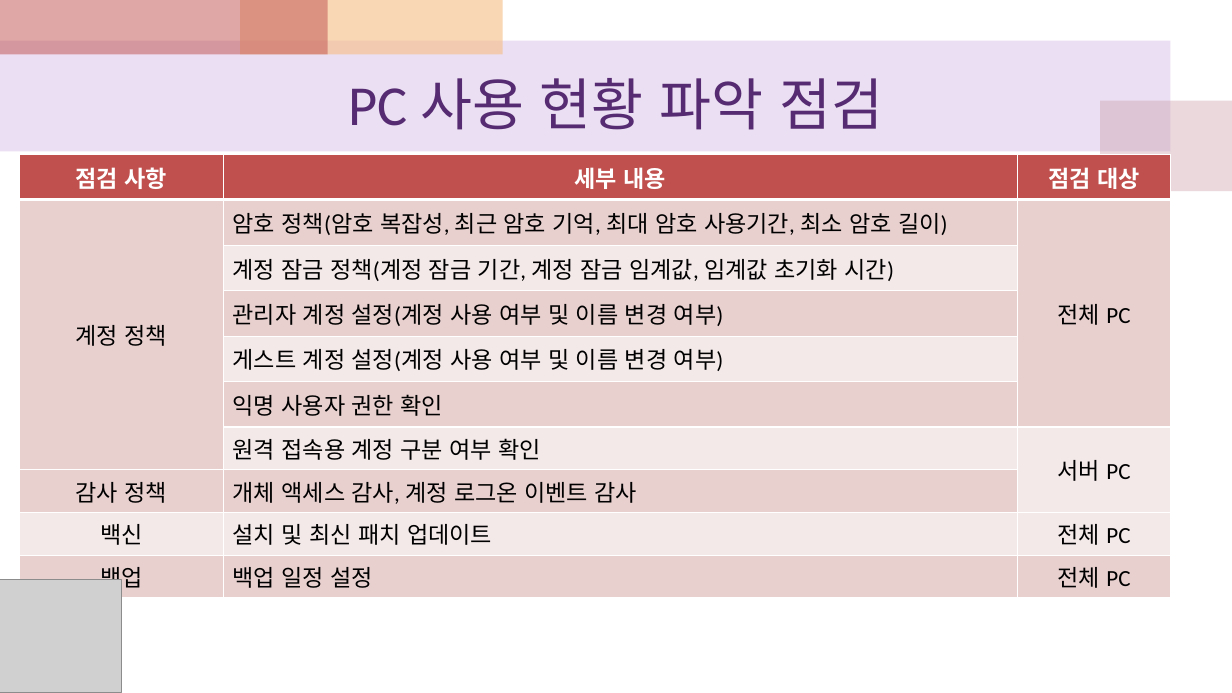
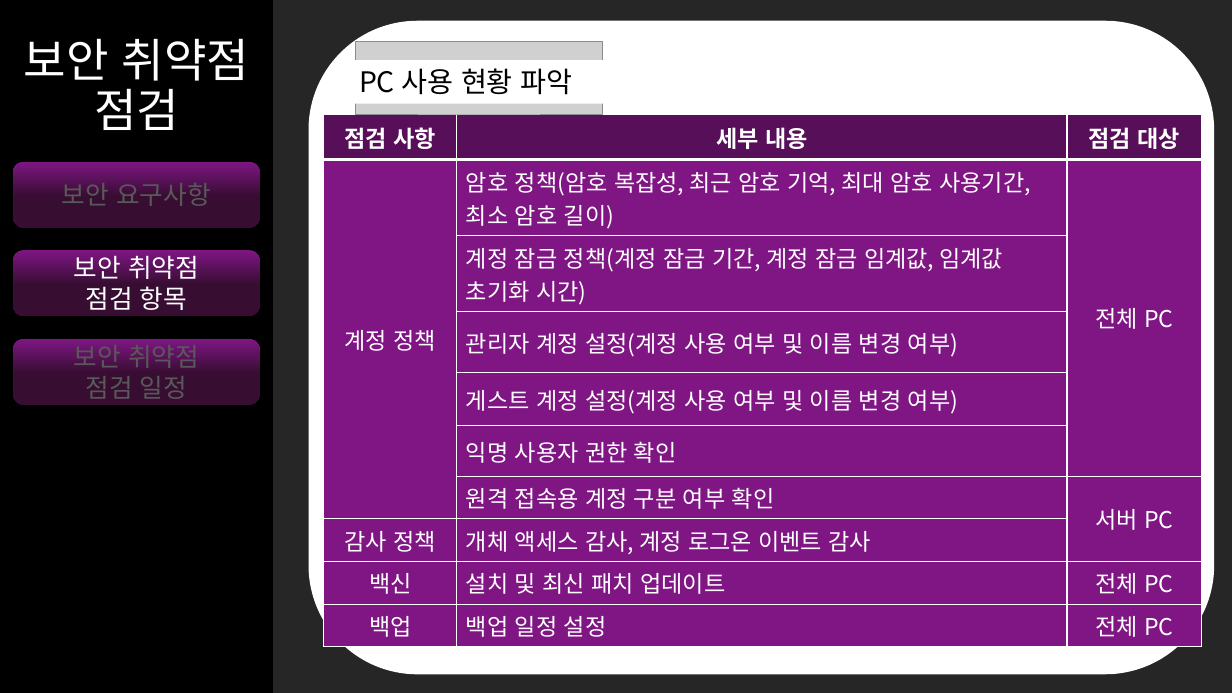
Before and after one commit to heuristic8698/ITbank_final, a slide deck: slide 10 of 프로젝트 시나리오.pptx (slide 7 before the commit). Drawn at 1232x693 pixels with LibreOffice and Linux fonts; fonts in the diff are those of the drawing; grey boxes stand for pictures. Boxes give left, top, right and bottom in pixels: in the first picture for what was removed or moved away, otherwise in the second. Text is boxed around its words. In the diff, an @@ line names an element or a change of style, - is before the commit and + after.

```diff
--- a/프로젝트 시나리오.pptx
+++ b/프로젝트 시나리오.pptx
@@ background #FFFFFF to #262626 @@
@@ rectangle removed at bbox=[0, 0, 328, 55] @@
@@ rectangle added at bbox=[0, 0, 273, 693], fill #000000 @@
@@ rectangle removed at bbox=[240, 0, 503, 55] @@
@@ rounded rectangle added at bbox=[309, 20, 1214, 674], fill #FFFFFF @@
@@ rectangle removed at bbox=[0, 41, 1171, 152] @@
@@ title added at bbox=[24, 38, 250, 130], 36 pt, text #FFFFFF @@
+보안 취약점 점검
@@ picture added at bbox=[355, 42, 603, 114] @@
@@ rectangle "PC 사용 현황 파악": place and size @@
-rectangle "PC 사용 현황 파악" at bbox=[348, 78, 883, 130]
+rectangle "PC 사용 현황 파악" at bbox=[350, 60, 643, 104]
@@ rectangle "PC 사용 현황 파악" at bbox=[350, 60, 643, 104]: vertical alignment middle to top; fill none to #FFFFFF @@
@@ text in rectangle at bbox=[359, 68, 573, 95]: text changed; size 44 to 22 pt; font Calibri to Noto Sans CJK KR; text colour #562B71 to #000000 @@
-PC 사용 현황 파악 점검
+PC 사용 현황 파악
@@ table at bbox=[324, 115, 1202, 641] @@
@@ fill #C0504D to #570F5A in row 1 @@
@@ fill #E8D0D0 to #7F1684 in 10 cells @@
@@ fill #F4E9E9 to #7F1684 in 7 cells @@
@@ font Calibri to Noto Sans CJK KR, text colour #000000 to #FFFFFF @@
@@ table: place and size @@
-table at bbox=[19, 154, 1171, 596]
+table at bbox=[324, 115, 1202, 641]
@@ rectangle removed at bbox=[1101, 101, 1232, 191] @@
@@ rounded rectangle added at bbox=[13, 162, 260, 227], fill gradient #7F1684 to #370D32, 20 pt, text #595959 @@
+보안 요구사항
@@ rounded rectangle added at bbox=[13, 250, 260, 316], fill gradient #7F1684 to #370D32, 20 pt, text #FFFFFF @@
+보안 취약점
+점검 항목
@@ rounded rectangle added at bbox=[13, 339, 260, 405], fill gradient #7F1684 to #370D32, 20 pt, text #595959 @@
+보안 취약점
+점검 일정
@@ picture removed at bbox=[0, 579, 121, 693] @@
```
Also in this commit, not shown: 9 other slides changed, 4 slides added, 1 slide removed, 3 other files.
